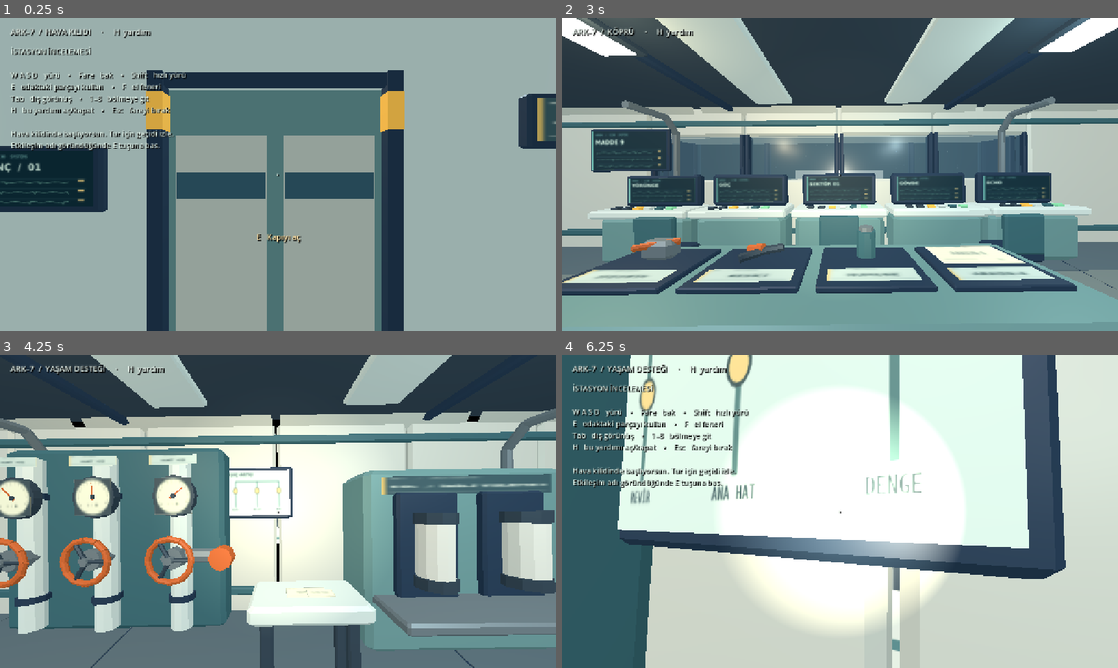
Above: before the commit, frames 1-4 (two rows, left to right).
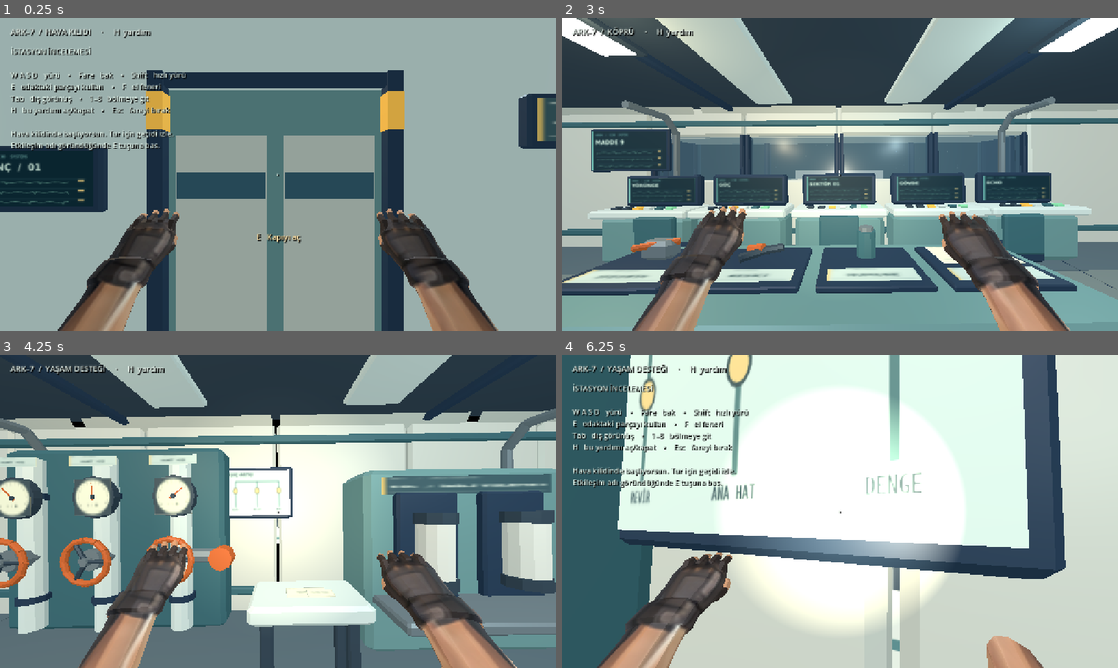
Above: after the commit, the same moments.

Repository: Burakhan7/Kervan
Game: Godot game, scene res://istasyon.tscn
Same seed, same stepped clock (60 frames per second), same inputs: the game is played once before the commit and once after it.
Inputs (mouse positions are in pixels of both pictures, inside the frame that each line leads up to):
- Up to frame 1 (0.25 s): no input
- Up to frame 2 (3 s): tap Enter at 0.5, 2.75 s; move the mouse to (867, 174) at 0.52 s; hold W from 0.53 s (still down); tap H at 0.6 s; click (867, 174) at 0.67 s; move the mouse to (812, 174) at 1.27 s; tap Tab at 1.35 s; tap Space at 2 s; move the mouse to (851, 168) at 2.02 s; tap F at 2.1 s; move the mouse to (834, 180) at 2.77 s; tap 1 at 2.85 s; click (834, 180) at 2.92 s
- Up to frame 3 (4.25 s): keep holding W; move the mouse to (316, 514) at 3.52 s; tap 8 at 3.6 s
- Up to frame 4 (6.25 s): move the mouse to (795, 508) at 4.27 s; tap E at 4.35 s; move the mouse to (845, 511) at 5.02 s; hold Shift 5.03-5.78 s; click (845, 511) at 5.17 s; tap Space at 5.75 s; move the mouse to (817, 505) at 5.77 s; release W at 5.78 s; hold D from 5.78 s (still down); tap H at 5.85 s

The runs differ from the first frame. In frame 1, 7.4% of the frame differs, in the area x 10-90%, y 60-100%; in frame 2, 7.5%; in frame 3, 7.6%, in the area x 14-93%, y 59-100%; in frame 4, 4.7%.
Error before the commit: Invalid assignment of property or key 'position' with value of type 'Vector3' on a base object of type 'previously freed'. (res://istasyon.gd:462)

Commit message:
Serbest bırakılan el düğümüne konum yazmayı kes
Godot glTF kökü ErenKollar'ı Sol ve Sag'ın üstü yapıyor. Kökten remove_child başarısız olunca model.free() elleri de siliyordu; hemen ardından position ataması previously freed hatası veriyordu. Eller gerçek ebeveynlerinden Kollar düğümüne taşınıyor.

Co-authored-by: Burakhan7 <Burakhan7@users.noreply.github.com>

Diff:
--- a/istasyon.gd
+++ b/istasyon.gd
@@ -453,11 +453,8 @@
  arms.add_child(model)
  var sol=model.find_child("Sol",true,false) as MeshInstance3D
  var sag=model.find_child("Sag",true,false) as MeshInstance3D
- model.remove_child(sol)
- model.remove_child(sag)
- arms.add_child(sol)
- arms.add_child(sag)
- arms.remove_child(model)
+ sol.reparent(arms)
+ sag.reparent(arms)
  model.free()
  sol.position=Vector3(-0.32,-0.16,-0.50)
  sol.rotation=Vector3(0.75,0.20,-0.06)
